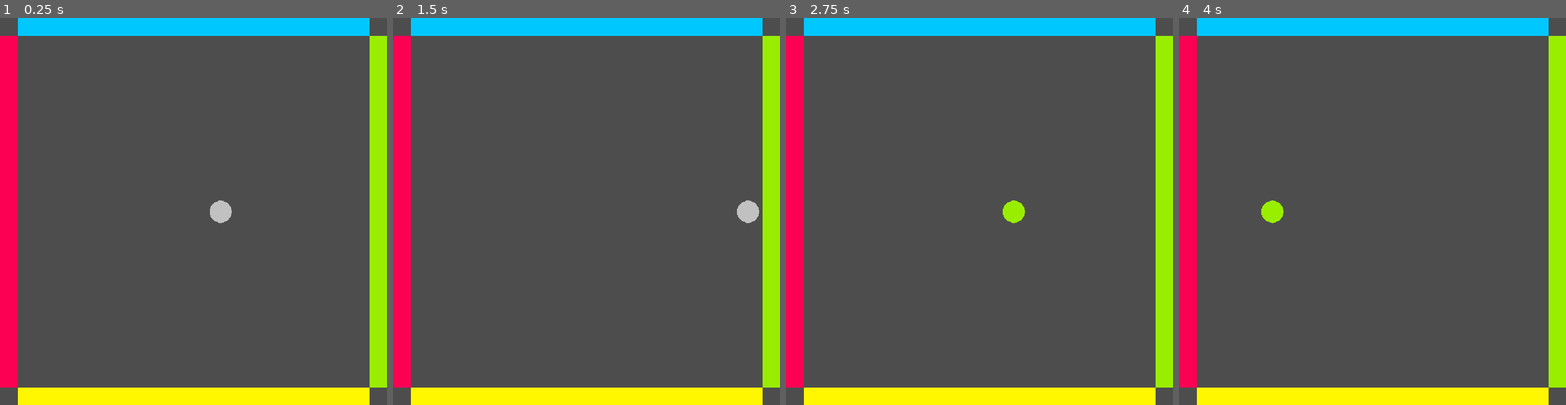
Above: before the commit, frames 1-4 (left to right).
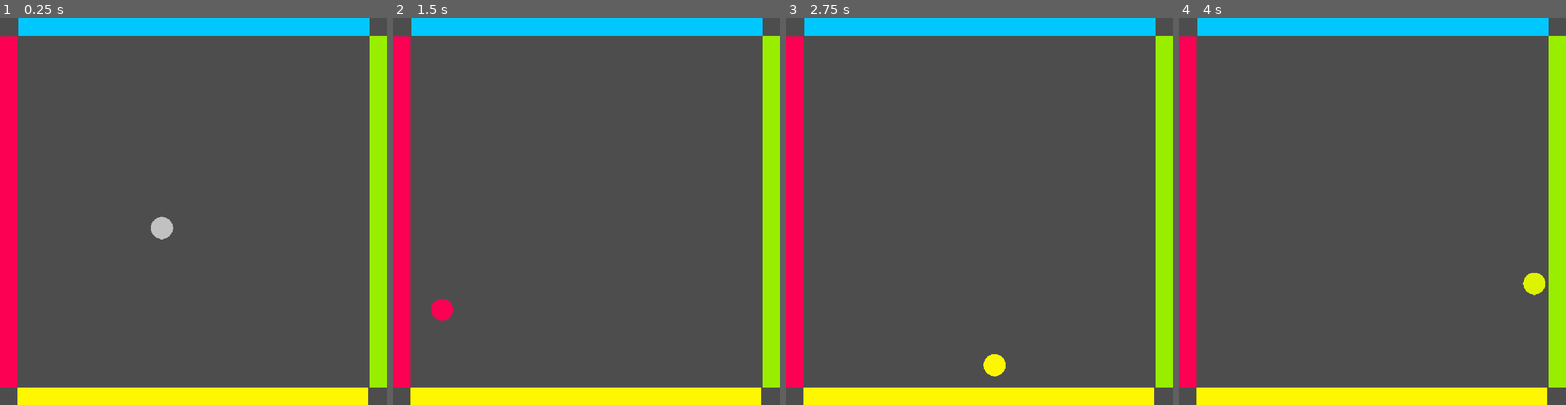
Above: after the commit, the same moments.

Repository: ericvennemeyer/maxxout
Game: Godot game, scene res://game.tscn
Same seed, same stepped clock (60 frames per second), same inputs: the game is played once before the commit and once after it.
Inputs:
- Up to frame 1 (0.25 s): no input
- Up to frame 2 (1.5 s): no input
- Up to frame 3 (2.75 s): no input
- Up to frame 4 (4 s): no input

The runs differ from the first frame. In frame 1, 0.7% of the frame differs, in the area x 0-96%, y 0-100%; in frame 2, 0.7%; in frame 3, 0.7%; in frame 4, 0.7%.

Commit message:
Change sprites and collision shapes in paddle.tscn to be centered at 0,0. Add code to create random direction for ball when instantiated, and raycast code to calculate bounce after collision.

Diff:
--- a/ball.gd
+++ b/ball.gd
@@ -1,7 +1,10 @@
 class_name Ball
 extends Area2D
 
-var direction: int = 1
+var direction: Vector2
+var velocity: Vector2
+var collided: bool = false
+var other_area: Area2D
 
 @onready var sprite_2d: Sprite2D = $Sprite2D
 
@@ -9,13 +12,35 @@
 func _ready() -> void:
 	sprite_2d.modulate = Global.neutral
 
+	direction = Vector2.RIGHT.rotated(randf() * TAU)
+	velocity = direction * Global.ball_speed
+
 
 func _physics_process(delta: float) -> void:
-	global_position += Vector2.RIGHT * Global.ball_velocity * delta * direction
+	global_position += velocity * delta
+
+	if collided:
+		print("Collided")
+		var space_state = get_world_2d().direct_space_state
+		var query = PhysicsRayQueryParameters2D.create(global_position, other_area.global_position)
+		query.collide_with_areas = true
+		query.exclude = [self]
+		var result = space_state.intersect_ray(query)
+		if result:
+			print("Hit at point: ", result.position)
+			print("Collision normal: ", result.normal)
+
+		velocity = velocity.bounce(result.normal)
+
+		collided = false
 
 
 func _on_area_entered(area: Area2D) -> void:
 	if area is Paddle:
 		print("Hit Paddle")
-		sprite_2d.modulate = area.sprite_2d.modulate
-		direction *= -1
+
+		collided = true
+		other_area = area
+
+		var tween = get_tree().create_tween()
+		tween.tween_property(sprite_2d, "modulate", area.sprite_2d.modulate, 0.2)
--- a/game.tscn
+++ b/game.tscn
@@ -23,52 +23,56 @@
 ball = ExtResource("2_e2o6t")
 
 [node name="Paddle" parent="." instance=ExtResource("1_80nbo")]
-position = Vector2(0, 50)
+position = Vector2(23, 541)
+metadata/_edit_group_ = true
 
 [node name="Sprite2D" parent="Paddle" index="0"]
 scale = Vector2(50, 980)
 texture = SubResource("CanvasTexture_e2o6t")
 
 [node name="CollisionShape2D" parent="Paddle" index="1"]
-position = Vector2(25, 490)
+position = Vector2(0, -1)
 shape = SubResource("RectangleShape2D_feb5d")
 
 [node name="Paddle2" parent="." instance=ExtResource("1_80nbo")]
-position = Vector2(1030, 50)
+position = Vector2(1056, 540)
 paddle_color = 1
+metadata/_edit_group_ = true
 
 [node name="Sprite2D" parent="Paddle2" index="0"]
 scale = Vector2(50, 980)
 texture = SubResource("CanvasTexture_80nbo")
 
 [node name="CollisionShape2D" parent="Paddle2" index="1"]
-position = Vector2(25, 490)
+position = Vector2(0, 2)
 shape = SubResource("RectangleShape2D_e2o6t")
 
 [node name="Paddle3" parent="." instance=ExtResource("1_80nbo")]
-position = Vector2(1030, 1030)
+position = Vector2(538, 1055)
 rotation = 1.5708
 paddle_color = 3
+metadata/_edit_group_ = true
 
 [node name="Sprite2D" parent="Paddle3" index="0"]
 scale = Vector2(50, 980)
 texture = SubResource("CanvasTexture_80nbo")
 
 [node name="CollisionShape2D" parent="Paddle3" index="1"]
-position = Vector2(25, 490)
+position = Vector2(1.00006, 2.32458e-05)
 shape = SubResource("RectangleShape2D_e2o6t")
 
 [node name="Paddle4" parent="." instance=ExtResource("1_80nbo")]
-position = Vector2(1030, 0)
+position = Vector2(541, 24)
 rotation = 1.5708
 paddle_color = 2
+metadata/_edit_group_ = true
 
 [node name="Sprite2D" parent="Paddle4" index="0"]
 scale = Vector2(50, 980)
 texture = SubResource("CanvasTexture_80nbo")
 
 [node name="CollisionShape2D" parent="Paddle4" index="1"]
-position = Vector2(25, 490)
+position = Vector2(0, -3.05176e-05)
 shape = SubResource("RectangleShape2D_e2o6t")
 
 [editable path="Paddle"]
--- a/global.gd
+++ b/global.gd
@@ -9,4 +9,4 @@
 @export var neutral: Color = Color(0.758, 0.758, 0.758)
 
 @export_category("Movement Parameters")
-@export var ball_velocity: float = 300.0
+@export var ball_speed: float = 400.0
--- a/paddle.tscn
+++ b/paddle.tscn
@@ -16,8 +16,6 @@
 [node name="Sprite2D" type="Sprite2D" parent="."]
 scale = Vector2(10, 10)
 texture = SubResource("CanvasTexture_ut3sq")
-centered = false
 
 [node name="CollisionShape2D" type="CollisionShape2D" parent="."]
-position = Vector2(5, 5)
 shape = SubResource("RectangleShape2D_ut3sq")
